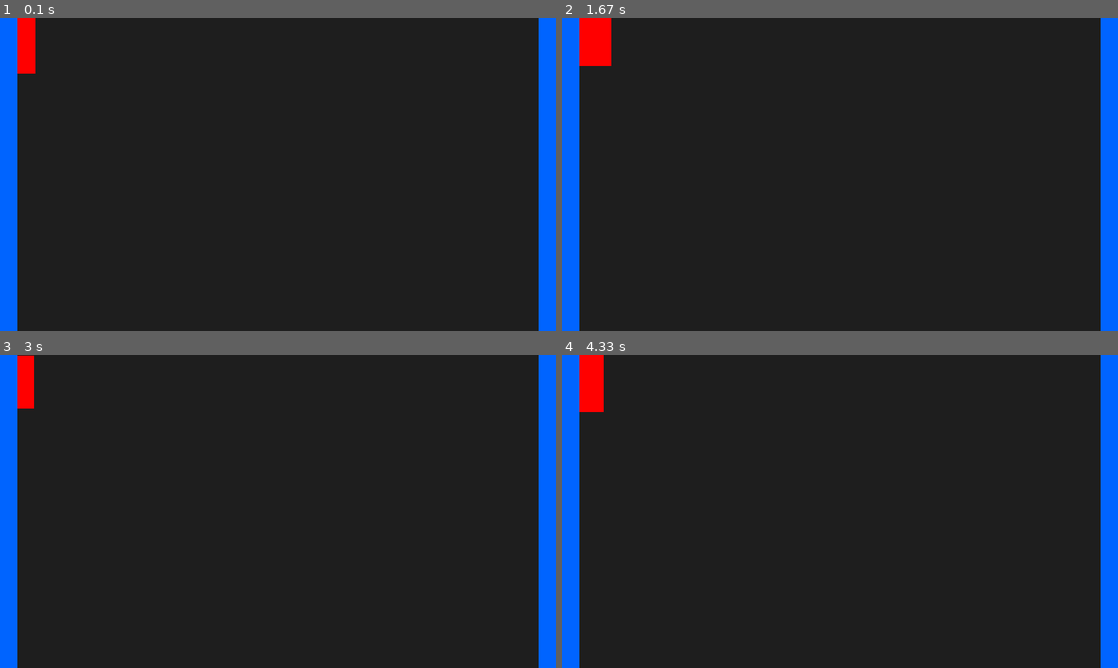
Above: before the commit, frames 1-4 (two rows, left to right).
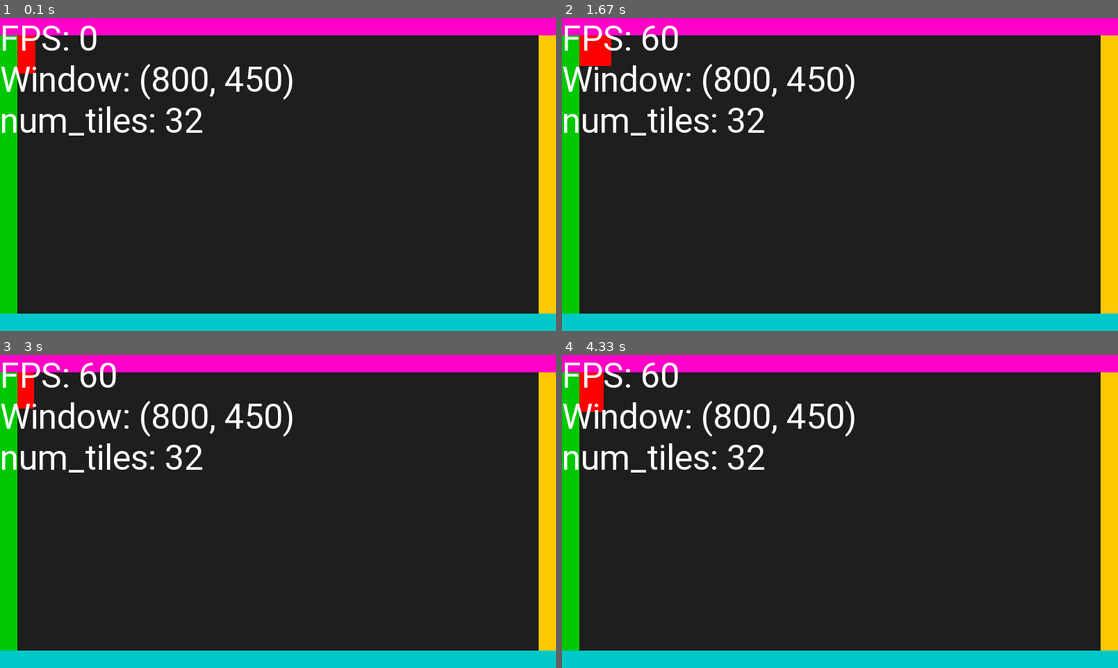
Above: after the commit, the same moments.

Repository: sustainablelab/kurt_pygame_examples
Game: pygame game, started from example2.py
Two runs of this game, one before a commit and one after it. Both use one fixed random seed, a clock stepped at 60 frames per second and the inputs below.
Inputs:
- Up to frame 1 (0.1 s): no input
- Up to frame 2 (1.67 s): hold D 0.33-0.8 s; hold W 0.83-1.13 s; hold D 1.17-1.63 s
- Up to frame 3 (3 s): hold A 1.67-2.2 s; hold S 2.23-2.53 s; hold A 2.57-2.97 s
- Up to frame 4 (4.33 s): hold W 3-3.37 s; hold D 3.4-4.03 s; hold S from 4.07 s (still down)

The runs differ from the first frame. In frame 1, 19% of the frame differs, in the area x 0-100%, y 0-100%; in frame 2, 19%; in frame 3, 19%; in frame 4, 19%.

Commit message:
Add a debug HUD

Diff:
--- a/example2.py
+++ b/example2.py
@@ -4,6 +4,7 @@
 
 [x] draw a rect
 [x] move the rect
+[x] add a HUD
 [ ] control size with a key
 [x] set up logging
 [x] draw walls
@@ -36,6 +37,29 @@
     pygame.font.quit()
     pygame.quit()
 
+class Text:
+    def __init__(self) -> None:
+        self.font = pygame.font.SysFont("RobotoMono", 50)
+        self.pos = (0,0)
+        self.msg = ""
+
+    def render(self, surf:pygame.Surface, color:Color) -> None:
+        ### pygame.font.Font.get_linesize()
+        line_space = self.font.get_linesize()
+        lines = self.msg.split("\n")
+        for i,line in enumerate(lines):
+            ### render(text, antialias, color, background=None) -> Surface
+            text_surf = self.font.render(line, True, color)
+            ### blit(source, dest, area=None, special_flags=0) -> Rect
+            surf.blit(text_surf, (self.pos[0],self.pos[1] + i*line_space))
+
+class TextHud(Text):
+    def __init__(self, game) -> None:
+        super().__init__()
+        self.game = game
+        self.msg += f"FPS: {self.game.clock.get_fps():0.0f}"
+        self.msg += f"\nWindow: {self.game.os_window.get_size()}"
+
 class Game:
     def __init__(self):
         pygame.init()
@@ -63,6 +87,7 @@
 
 
     def game_loop(self):
+        self.text_hud = TextHud(self)
         self.player_update()
         self.handle_events()
         self.render()
@@ -72,26 +97,41 @@
         self.os_window.fill(Color(30,30,30)) # Erases window
         pygame.draw.rect(self.os_window, Color(255,0,0), self.rect) # Draw player
         self.draw_walls()
+        self.text_hud.render(self.os_window, Color(255,255,255))
         pygame.display.update() # Final render
 
-    def draw_border(self, tile_size, x):
+    def draw_vertical(self, color:Color, tile_size, x) -> None:
+        n = 0
+        tiles = []
+        window_height = self.os_window.get_size()[1]
+        num_tiles = math.ceil(window_height/tile_size)
+        while n < num_tiles:
+            tiles.append( Rect((x,tile_size*n), (tile_size,tile_size)))
+            n += 1
+        for tile in tiles:
+            pygame.draw.rect(self.os_window, color, tile)
+
+    def draw_horizontal(self, color:Color, tile_size, y, use_hud:bool=False) -> None:
         n = 0
         tiles = []
         window_width = self.os_window.get_size()[0]
-        window_height = self.os_window.get_size()[1]
-        num_tiles = math.ceil(window_height/tile_size)
+        num_tiles = math.ceil(window_width/tile_size)
         while n < num_tiles:
-            tiles.append(Rect((x,tile_size*n), (tile_size,tile_size)))
+            tiles.append( Rect((tile_size*n, y), (tile_size,tile_size)))
             n += 1
         for tile in tiles:
-            pygame.draw.rect(self.os_window, Color(0,100,255), tile)
+            pygame.draw.rect(self.os_window, color, tile)
+        if use_hud: self.text_hud.msg += f"\nnum_tiles: {num_tiles}"
 
     def draw_walls(self):
         # Draw East Wall
         tile_size = 25
         window_width = self.os_window.get_size()[0]
-        self.draw_border(tile_size, x=window_width - tile_size) # East wall
-        self.draw_border(tile_size, x=0) # West wall
+        window_height = self.os_window.get_size()[1]
+        self.draw_vertical(Color(255,200,0), tile_size, x=window_width - tile_size) # East wall
+        self.draw_vertical(Color(0,200,0),tile_size, x=0) # West wall
+        self.draw_horizontal(Color(0,200,200),tile_size, y=window_height - tile_size) # South wall
+        self.draw_horizontal(Color(255,0,200),tile_size, y=0, use_hud=True) # North wall
 
     def handle_events(self):
         for event in pygame.event.get():
